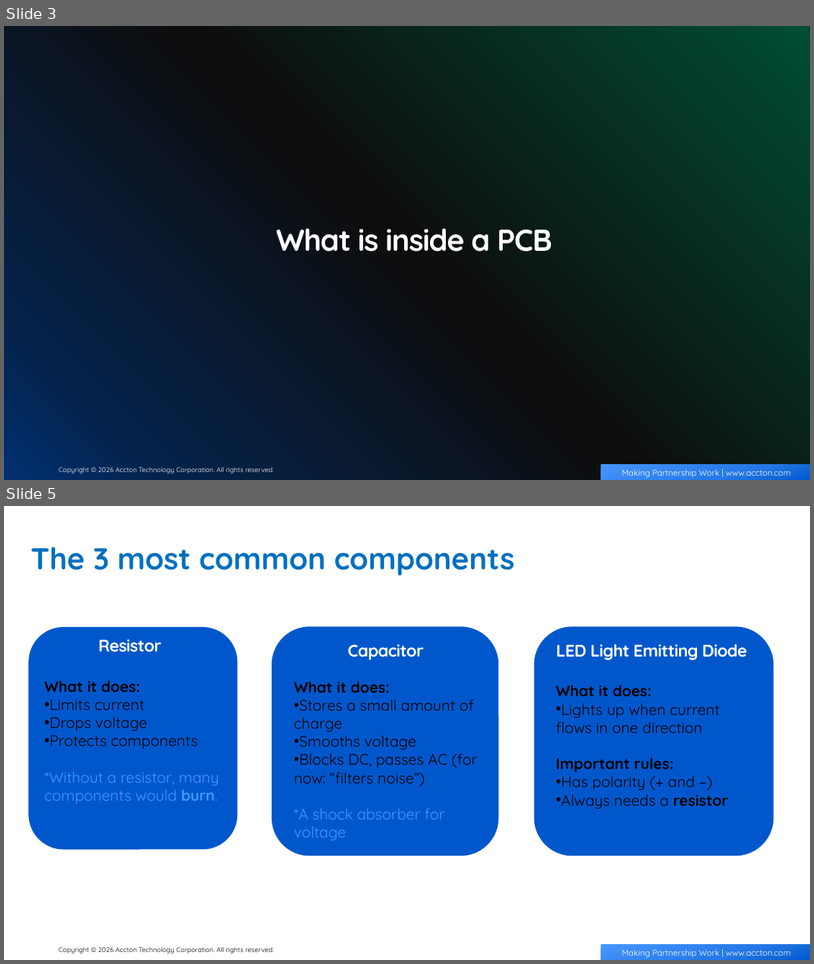
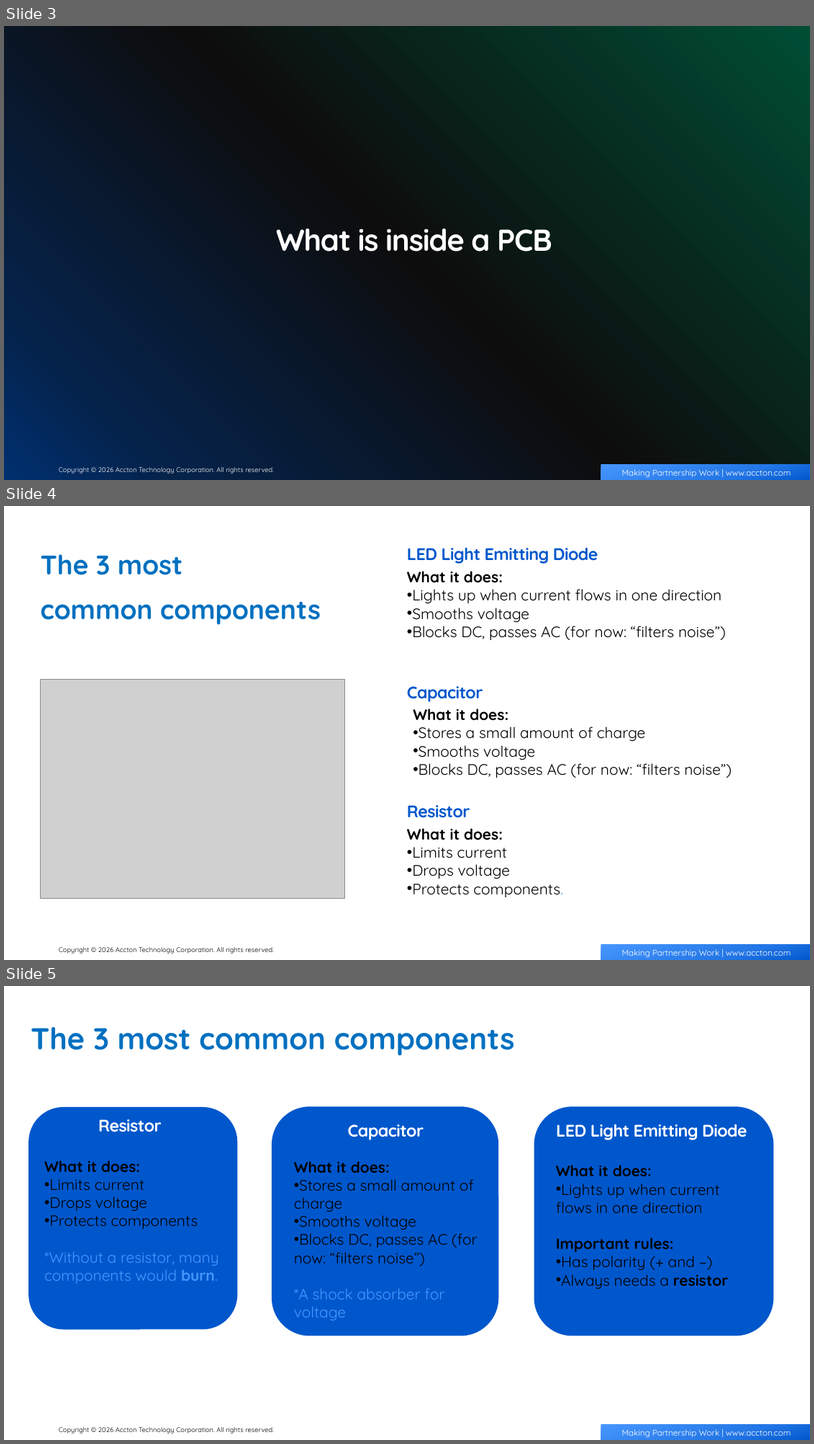
Before and after one commit to AngelTseng/PPT_AI_TOOL, a slide deck: template.pptx. Shown one above the other, each under a label of ours: slides 3 and 5 before the commit, slides 3, 4 and 5 after it; the slides between them are not shown. The pictures are 814x964 and 814x1444 pixels, drawn with LibreOffice and Linux fonts; fonts in the diff are those of the drawing; grey boxes stand for pictures; background and template pictures are left out. Boxes give left, top, right and bottom in pixels: in the first picture for what was removed or moved away, otherwise in the second. Text is boxed around its words. In the diff, an @@ line names an element or a change of style, - is before the commit and + after.

```diff
--- a/template.pptx
+++ b/template.pptx
@@ slide 4 added at (x1=4, y1=506, x2=810, y2=960), background picture (left out); not listed: 2 template elements that a slide beside it also shows @@
@@ text added at (x1=407, y1=547, x2=599, y2=564), 20 pt, text #0057CC, bold @@
+LED Light Emitting Diode
@@ text added at (x1=41, y1=554, x2=321, y2=625), 32 pt, text #0070C0, bold @@
+The 3 most
+common components
@@ text added at (x1=407, y1=571, x2=726, y2=640), 18 pt, text #000000 @@
+What it does:
+• Lights up when current flows in one direction
+• Smooths voltage
+• Blocks DC, passes AC (for now: “filters noise”)
@@ picture added at (x1=40, y1=679, x2=345, y2=898) @@
@@ text added at (x1=407, y1=686, x2=483, y2=702), 20 pt, text #0057CC, bold @@
+Capacitor
@@ text added at (x1=413, y1=708, x2=732, y2=777), 18 pt, text #000000 @@
+What it does:
+• Stores a small amount of charge
+• Smooths voltage
+• Blocks DC, passes AC (for now: “filters noise”)
@@ text added at (x1=407, y1=805, x2=471, y2=818), 20 pt, text #0057CC, bold @@
+Resistor
@@ text added at (x1=407, y1=828, x2=563, y2=897), 18 pt, text #000000 @@
+What it does:
+• Limits current
+• Drops voltage
+• Protects components.
```
Also in this commit, not shown: 2 slides changed, 17 other files.
